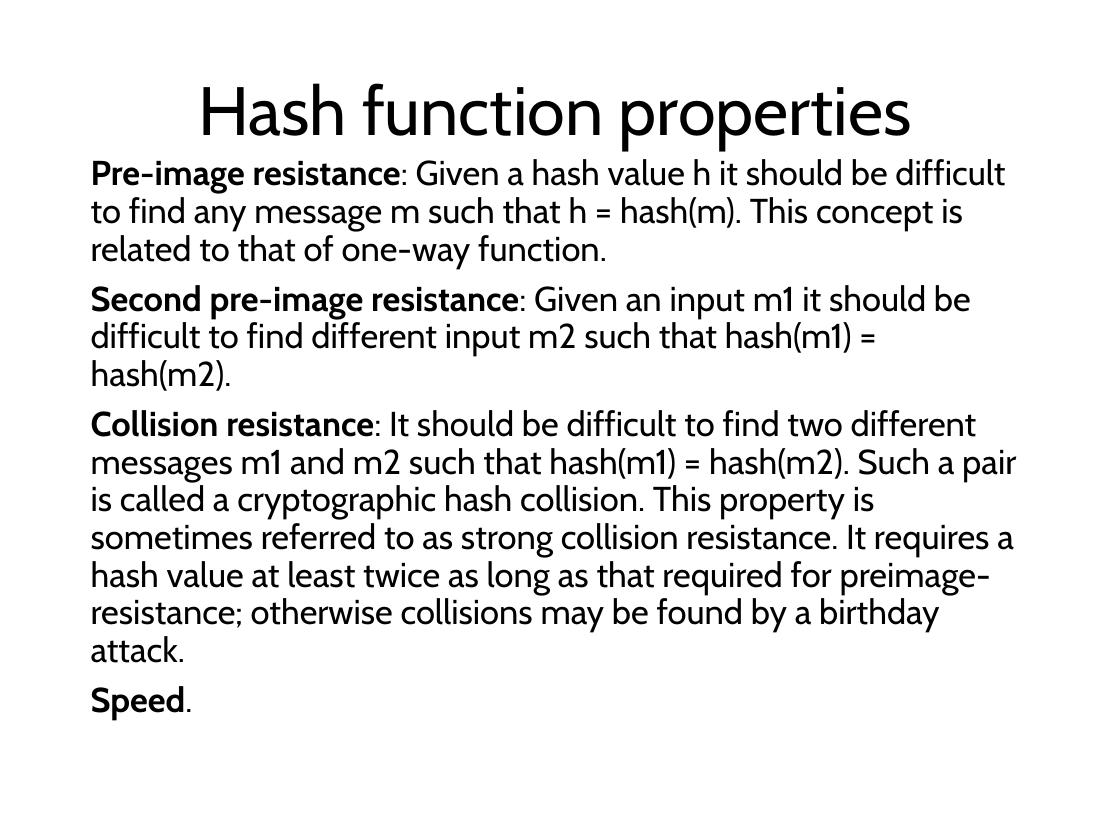
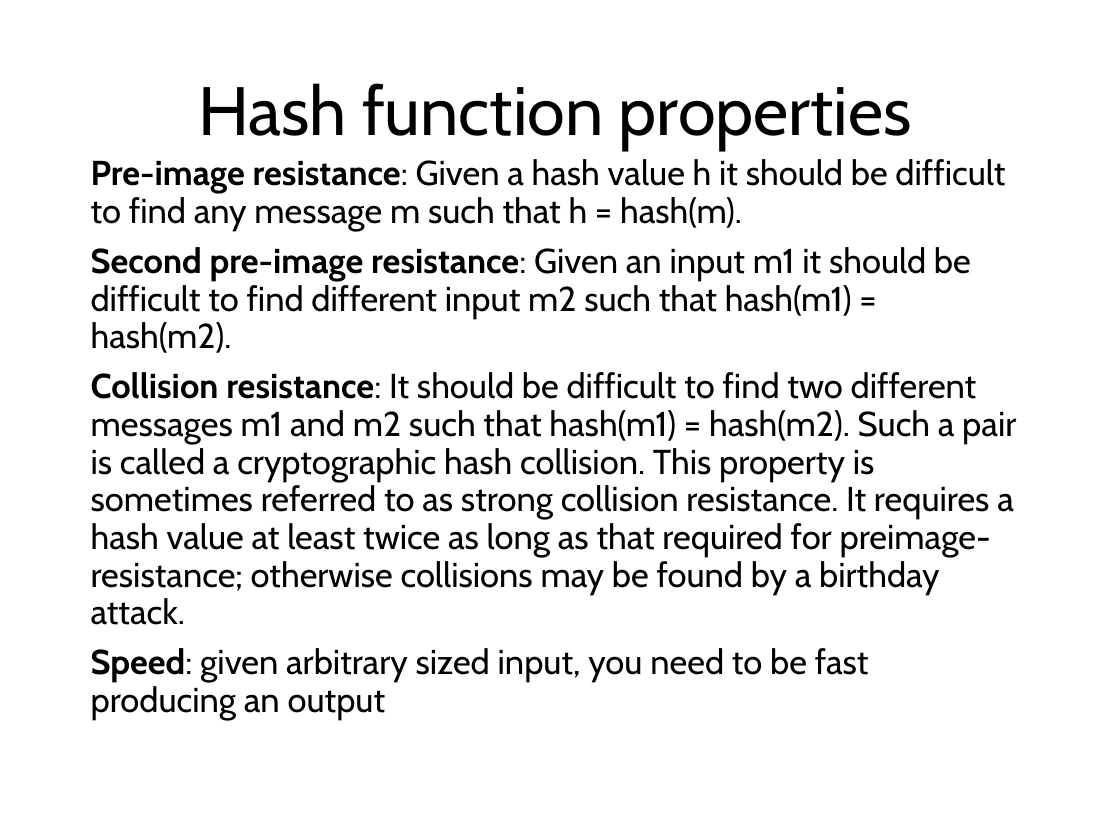
Before and after one commit to sftcd/cs7053, a slide deck: slide 98 of 2023lectures/04-crypto.odp. Drawn at 1120x840 pixels with LibreOffice and Linux fonts; fonts in the diff are those of the drawing. Boxes give left, top, right and bottom in pixels: in the first picture for what was removed or moved away, otherwise in the second. Text is boxed around its words. In the diff, an @@ line names an element or a change of style, - is before the commit and + after.

```diff
--- a/2023lectures/04-crypto.odp
+++ b/2023lectures/04-crypto.odp
@@ text at (91,159,1005,231): text changed @@
-Pre-image resistance: Given a hash value h it should be difficult to find any message m such that h = hash(m). This concept is related to that of one-way function.
+Pre-image resistance: Given a hash value h it should be difficult to find any message m such that h = hash(m).
@@ text at (91,648,869,720): text changed; bold off @@
-Speed.
+Speed: given arbitrary sized input, you need to be fast producing an output
```
Also in this commit, not shown: 3 other slides changed, 4 other files.
